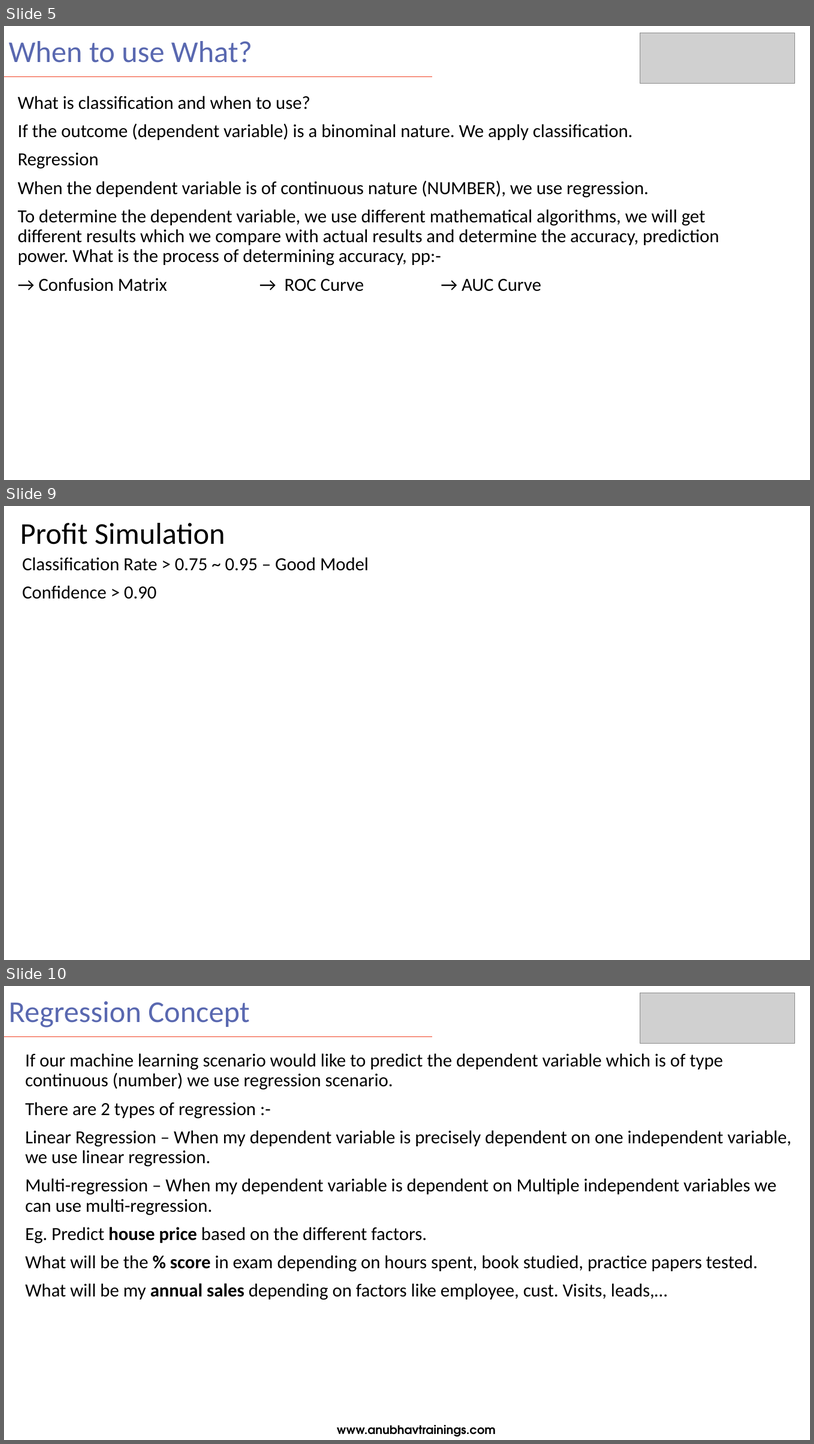
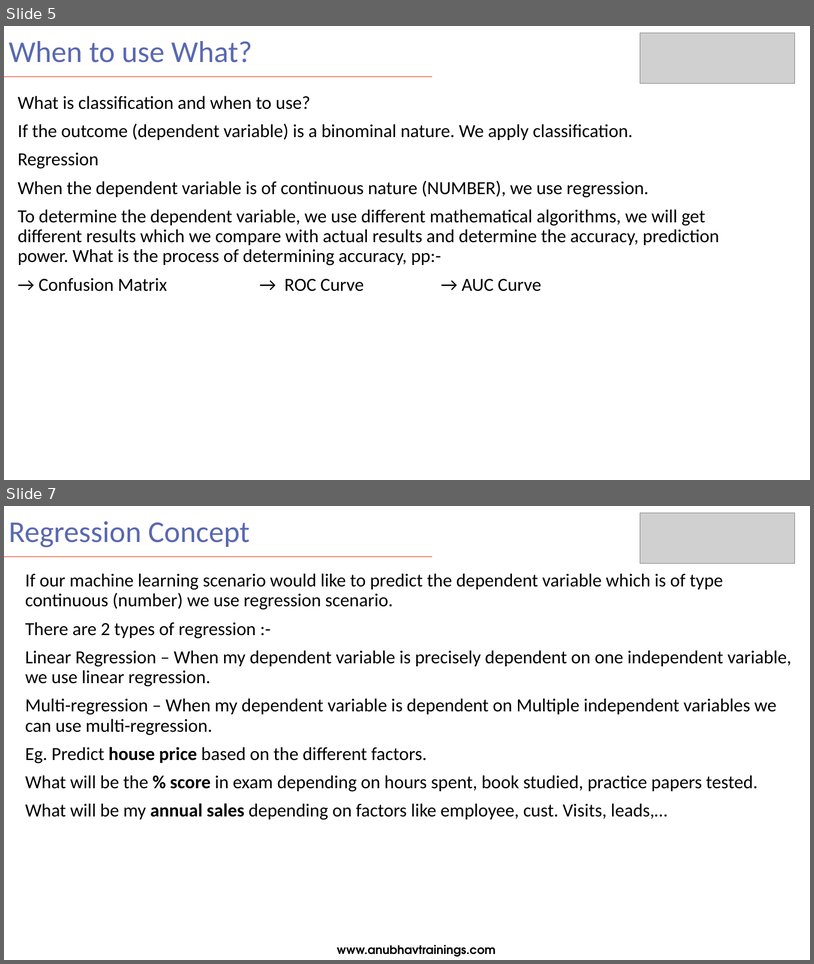
Before and after one commit to samui5/saccorptraining, a slide deck: day 8/SAC_Training Day 8.pptx. Shown one above the other, each under a label of ours: slides 5, 9 and 10 before the commit, slides 5 and 7 after it; the slides between them are not shown. The pictures are 814x1444 and 814x964 pixels, drawn with LibreOffice and Linux fonts; fonts in the diff are those of the drawing; grey boxes stand for pictures. Boxes give left, top, right and bottom in pixels: in the first picture for what was removed or moved away, otherwise in the second. Text is boxed around its words. In the diff, an @@ line names an element or a change of style, - is before the commit and + after.

```diff
--- a/day 8/SAC_Training Day 8.pptx
+++ b/day 8/SAC_Training Day 8.pptx
@@ slide 9 removed at (x1=4, y1=506, x2=810, y2=960), background #FFFFFF @@
@@ title removed at (x1=20, y1=523, x2=225, y2=544) @@
-Profit Simulation
@@ text removed at (x1=22, y1=557, x2=369, y2=599) @@
-Classification Rate > 0.75 ~ 0.95 – Good Model
-Confidence > 0.90
@@ what was slide 10 is now slide 7 @@
```
Also in this commit, not shown: 3 other slides removed.
